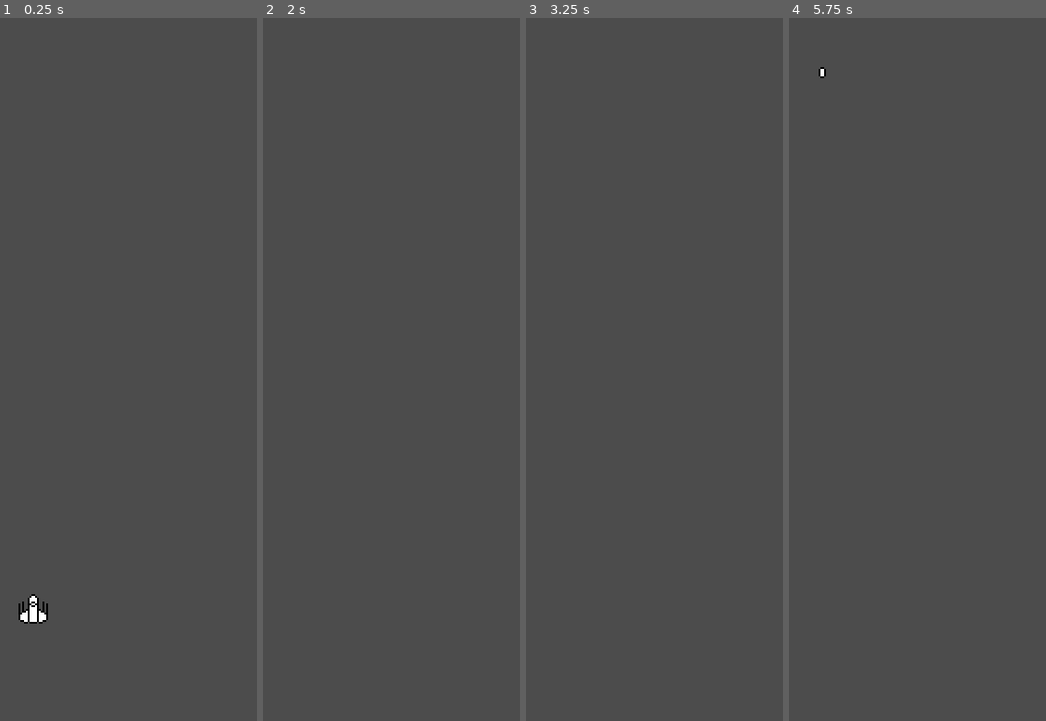
Above: before the commit, frames 1-4 (left to right).
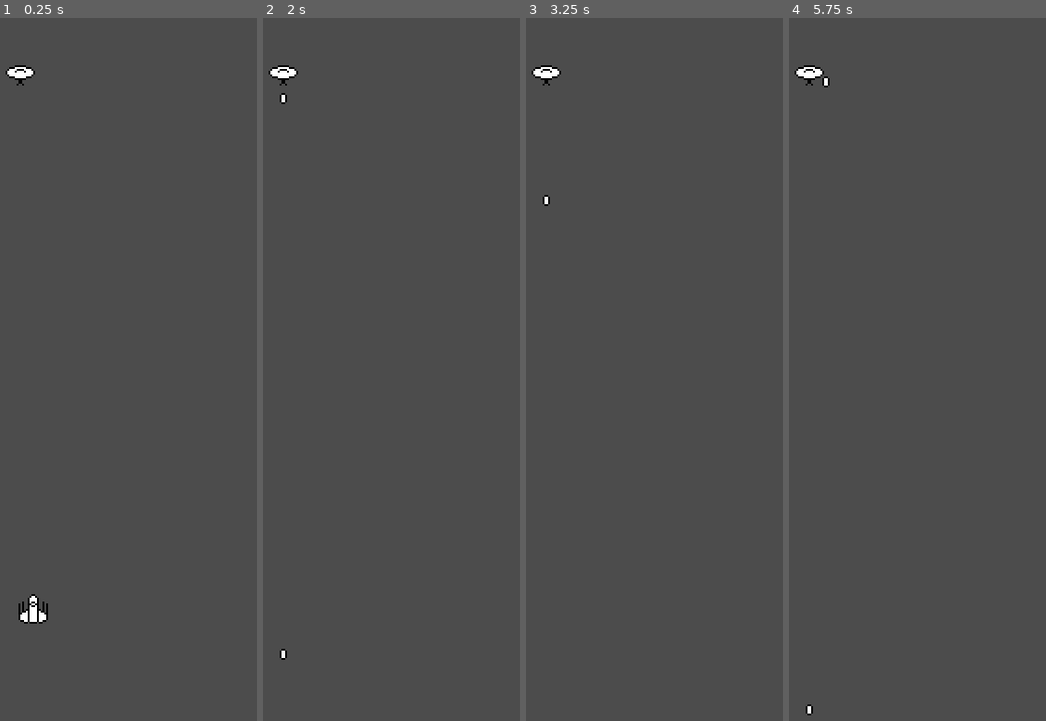
Above: after the commit, the same moments.

Repository: montinevra/mix_and_jam_2020
Game: Godot game, scene res://Scenes/Node2D.tscn
Two runs of this game, one before a commit and one after it. Both use one fixed random seed, a clock stepped at 60 frames per second and the inputs below.
Inputs:
- Up to frame 1 (0.25 s): no input
- Up to frame 2 (2 s): tap Enter at 0.5 s; hold Right (player_move_right) 0.53-1.28 s; hold Ctrl (fire) 0.53-1.28 s; hold Down (player_move_down) from 1.28 s (still down); tap Ctrl (fire) at 1.35 s
- Up to frame 3 (3.25 s): tap Space at 2 s; release Down (player_move_down) at 2.03 s; hold Right (player_move_right) 2.03-2.78 s; hold Ctrl (fire) 2.03-2.78 s; tap Enter at 2.75 s; hold Up (player_move_up) from 2.78 s (still down); tap Ctrl (fire) at 2.85 s
- Up to frame 4 (5.75 s): release Up (player_move_up) at 3.53 s; hold Ctrl (fire) 3.53-4.28 s; hold Left (player_move_left) 3.53-5.03 s; tap Space at 4.25 s; tap Ctrl (fire) at 4.35 s; hold Down (player_move_down) from 5.03 s (still down); hold Ctrl (fire) from 5.03 s (still down)

The runs differ from the first frame. In frame 1, 0.2% of the frame differs, in the area x 2-14%, y 6-10%; in frame 2, 0.3%; in frame 3, 0.2%; in frame 4, 0.3%, in the area x 2-16%, y 6-100%.

Commit message:
add enemy that sits and shoots

Diff:
--- /dev/null
+++ b/Scenes/Enemy.tscn
@@ -0,0 +1,17 @@
+[gd_scene load_steps=3 format=2]
+
+[ext_resource path="res://Sprites/ph_enemy.png" type="Texture" id=1]
+[ext_resource path="res://Scripts/Enemy.gd" type="Script" id=2]
+
+[node name="Enemy" type="KinematicBody2D"]
+script = ExtResource( 2 )
+
+[node name="Sprite" type="Sprite" parent="."]
+texture = ExtResource( 1 )
+
+[node name="CollisionPolygon2D" type="CollisionPolygon2D" parent="."]
+polygon = PoolVector2Array( 3, -6, 6, -5, 8, -3, 8, -1, 6, 1, 3, 2, 2, 5, -2, 5, -3, 2, -6, 1, -8, -1, -8, -3, -6, -5, -3, -6 )
+
+[node name="ShootTimer" type="Timer" parent="."]
+autostart = true
+[connection signal="timeout" from="ShootTimer" to="." method="_on_ShootTimer_timeout"]
--- /dev/null
+++ b/Scenes/EnemyBullet.tscn
@@ -0,0 +1,17 @@
+[gd_scene load_steps=4 format=2]
+
+[ext_resource path="res://Scripts/EnemyBullet.gd" type="Script" id=1]
+[ext_resource path="res://Sprites/ph_bullet.png" type="Texture" id=2]
+
+[sub_resource type="CapsuleShape2D" id=1]
+radius = 2.0
+height = 2.0
+
+[node name="EnemyBullet" type="KinematicBody2D"]
+script = ExtResource( 1 )
+
+[node name="Sprite" type="Sprite" parent="."]
+texture = ExtResource( 2 )
+
+[node name="CollisionShape2D" type="CollisionShape2D" parent="."]
+shape = SubResource( 1 )
--- a/Scenes/Node2D.tscn
+++ b/Scenes/Node2D.tscn
@@ -1,8 +1,12 @@
-[gd_scene load_steps=2 format=2]
+[gd_scene load_steps=3 format=2]
 
 [ext_resource path="res://Scenes/Player.tscn" type="PackedScene" id=1]
+[ext_resource path="res://Scenes/Enemy.tscn" type="PackedScene" id=2]
 
 [node name="Node2D" type="Node2D"]
 
 [node name="Player" parent="." instance=ExtResource( 1 )]
 position = Vector2( 117.885, 333.225 )
+
+[node name="Enemy" parent="." instance=ExtResource( 2 )]
+position = Vector2( 111.013, 45.5484 )
--- a/Scripts/Bullet.gd
+++ b/Scripts/Bullet.gd
@@ -1,10 +1,13 @@
 extends KinematicBody2D
+class_name Bullet
+
 
 const SPEED = 400
 var m_velocity = Vector2.UP * SPEED
+var window_height = ProjectSettings.get_setting("display/window/size/height")
 
 
 func _physics_process(_delta):
 	move_and_slide(m_velocity)
-	if position.y < -50:
+	if position.y < -50 or position.y > window_height + 50:
 		queue_free()
--- /dev/null
+++ b/Scripts/Enemy.gd
@@ -0,0 +1,23 @@
+extends KinematicBody2D
+
+
+const SPEED = 200
+const SHOOT_CD = 1
+const BULLET_SCENE = preload("res://scenes/EnemyBullet.tscn")
+const BULLET_SPAWN_POS = Vector2.DOWN * 12
+onready var c_shoot_timer = $ShootTimer
+
+
+
+#private:
+func _shoot():
+	print("shooting!")
+	var bullet = BULLET_SCENE.instance()
+
+	bullet.position = position + BULLET_SPAWN_POS
+	get_parent().add_child(bullet)
+
+
+func _on_ShootTimer_timeout():
+	_shoot()
+	c_shoot_timer.wait_time = SHOOT_CD + randf()
--- /dev/null
+++ b/Scripts/EnemyBullet.gd
@@ -0,0 +1,5 @@
+extends Bullet
+
+
+func _init():
+	m_velocity = Vector2.DOWN * 300
--- a/project.godot
+++ b/project.godot
@@ -8,9 +8,14 @@
 
 config_version=4
 
-_global_script_classes=[  ]
+_global_script_classes=[ {
+"base": "KinematicBody2D",
+"class": "Bullet",
+"language": "GDScript",
+"path": "res://Scripts/Bullet.gd"
+} ]
 _global_script_class_icons={
-
+"Bullet": ""
 }
 
 [application]
